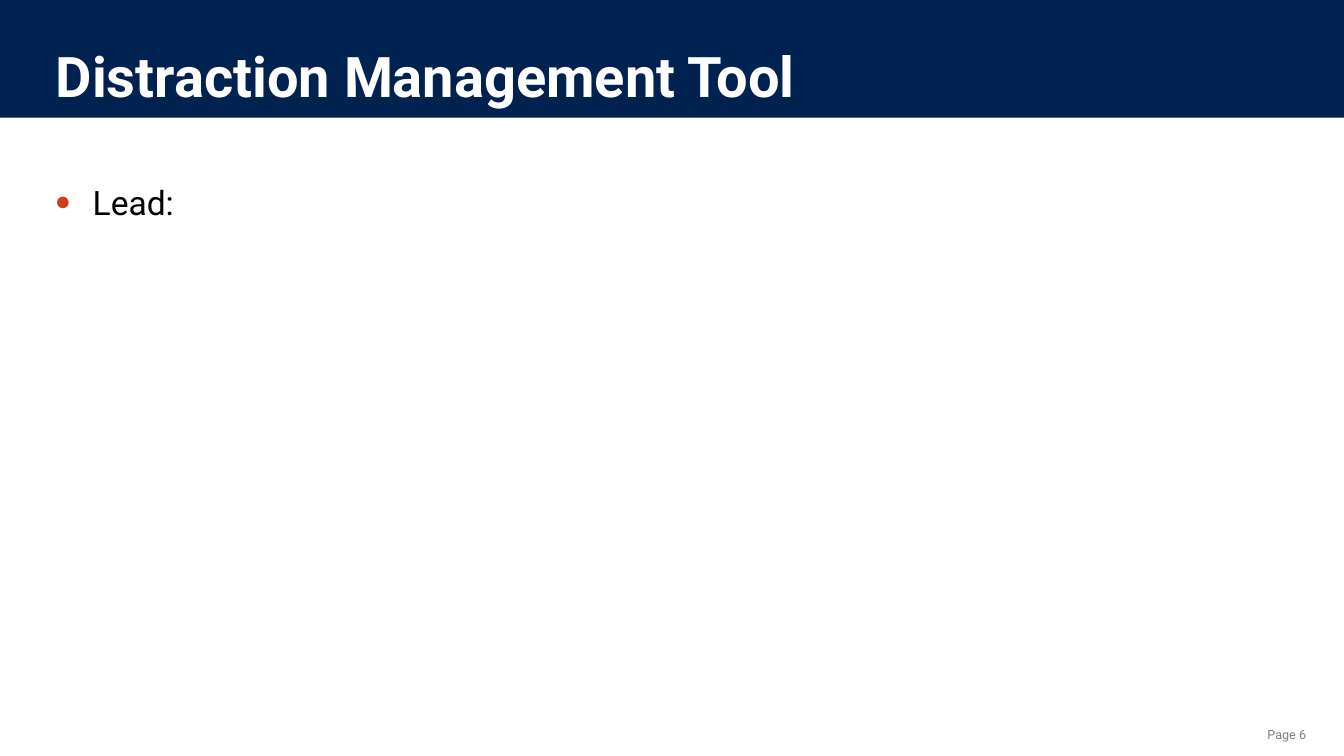
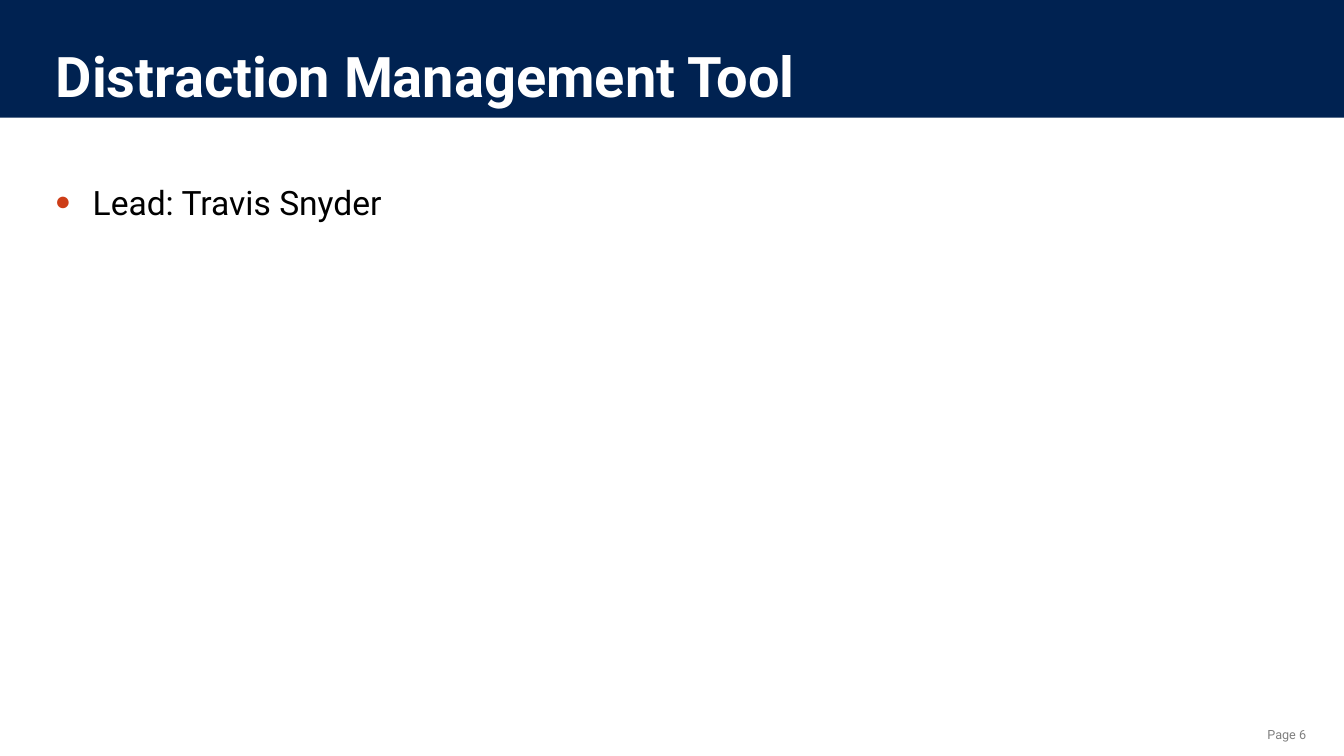
Before and after one commit to benetech/DIAGRAM-Code-Sprint-2018, a slide deck: slide 6 of CodeSprint Projects.pptx. Drawn at 1344x756 pixels with LibreOffice and Linux fonts; fonts in the diff are those of the drawing; background and template pictures are left out. Boxes give left, top, right and bottom in pixels: in the first picture for what was removed or moved away, otherwise in the second. Text is boxed around its words. In the diff, an @@ line names an element or a change of style, - is before the commit and + after.

```diff
--- a/CodeSprint Projects.pptx
+++ b/CodeSprint Projects.pptx
@@ text at [93,189,381,222]: text changed @@
-● Lead:
+● Lead: Travis Snyder
```
Also in this commit, not shown: 10 other slides changed.
